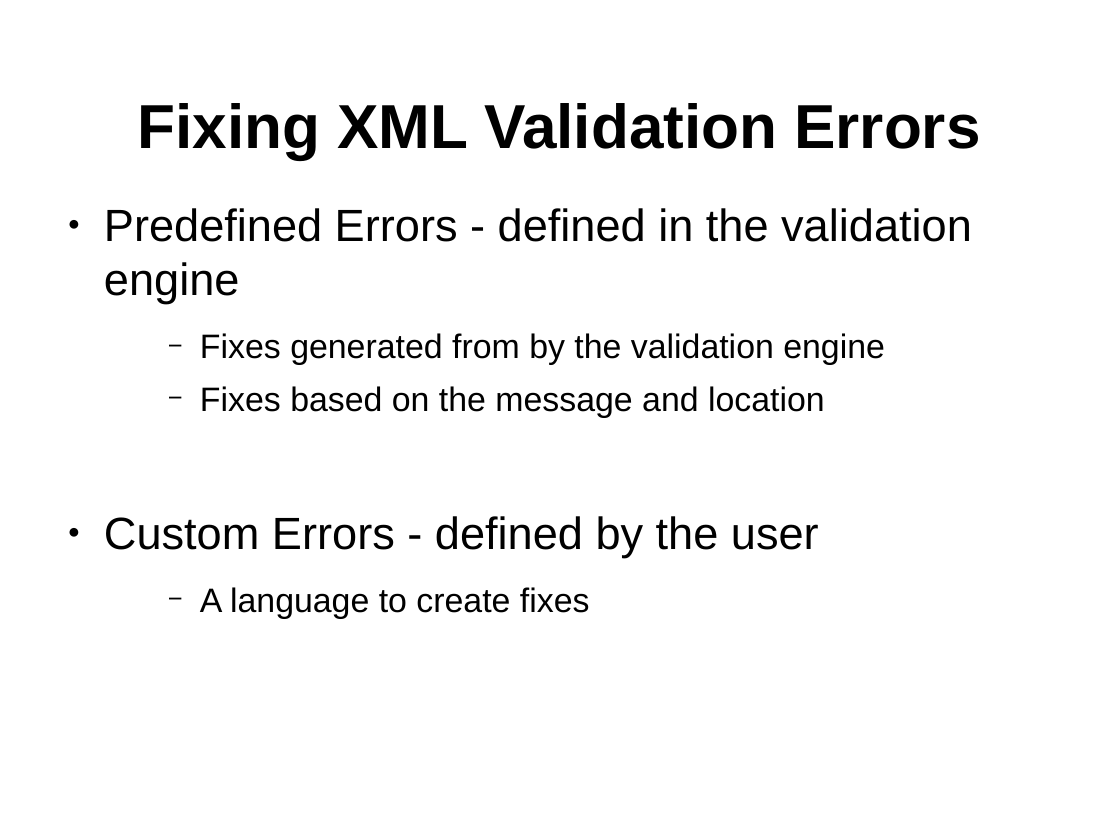
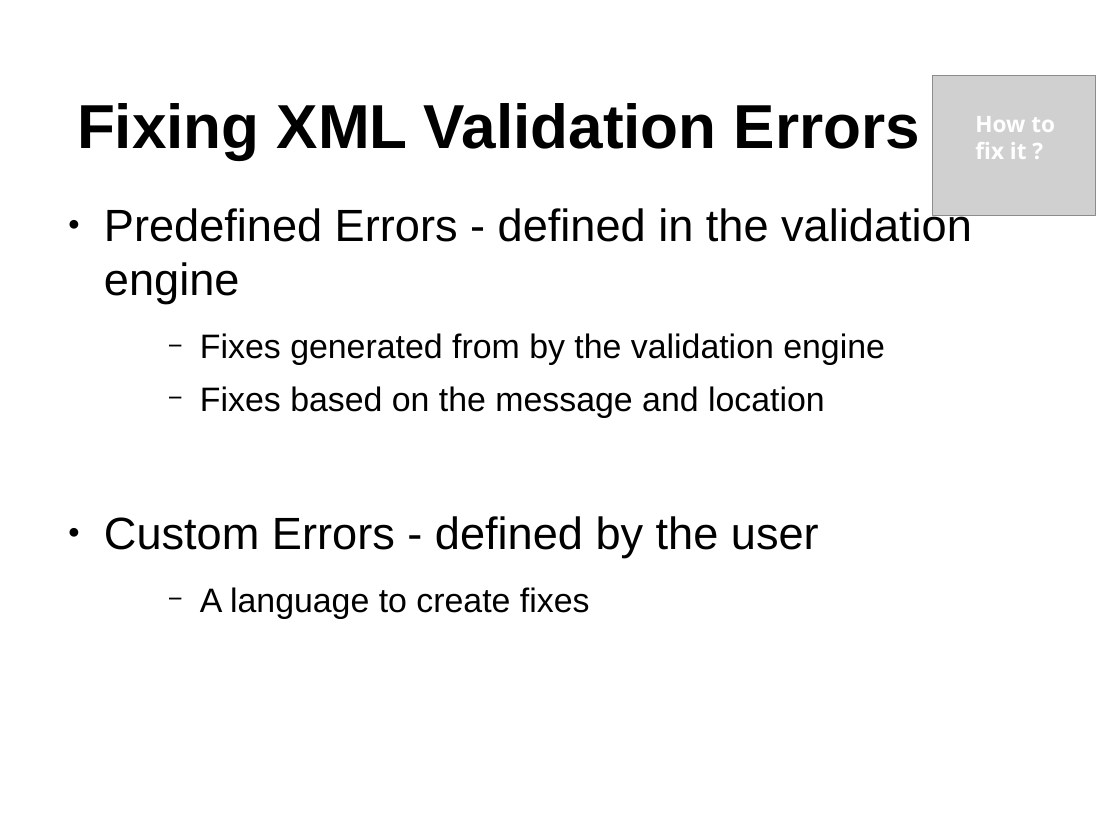
Before and after one commit to octavianN/Schematron-QuickFix-Language-Presentation, a slide deck: slide 5 of Final/SQF.odp. Drawn at 1120x840 pixels with LibreOffice and Linux fonts; fonts in the diff are those of the drawing; grey boxes stand for pictures; background and template pictures are left out. Boxes give left, top, right and bottom in pixels: in the first picture for what was removed or moved away, otherwise in the second. Text is boxed around its words. In the diff, an @@ line names an element or a change of style, - is before the commit and + after.

Commit message:
Presentation slides, added an image.

```diff
--- a/Final/SQF.odp
+++ b/Final/SQF.odp
@@ title "Fixing XML Validation Errors": place and size @@
-title "Fixing XML Validation Errors" at (138,103,980,159)
+title "Fixing XML Validation Errors" at (77,103,920,159)
@@ picture added at (933,75,1096,216) @@
@@ text added at (975,116,1055,159), 16 pt, text #FFFFFF, bold @@
+How to fix it ?
```
Also in this commit, not shown: 1 other slide changed.
